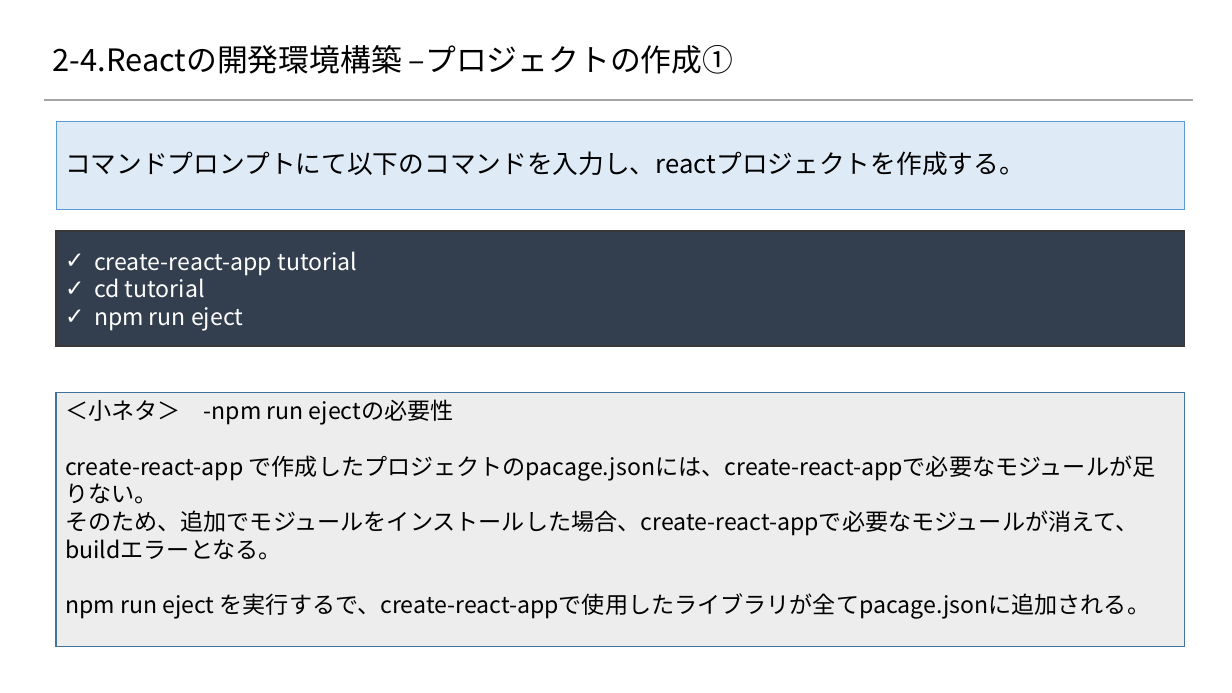
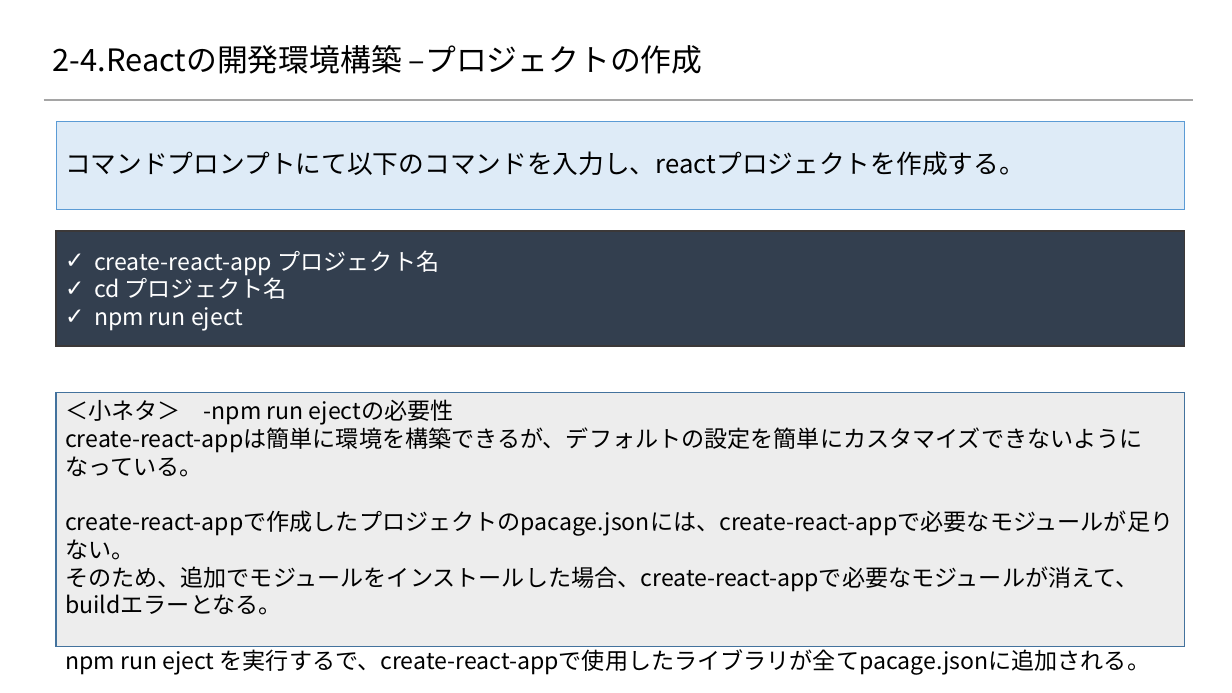
Before and after one commit to 2018SYSTEMI34/diary, a slide deck: slide 5 of doc/02_SlideShare/01.ネタ/２_Reactの基礎/2-4_React開発環境構築手順.pptx. Drawn at 1232x693 pixels with LibreOffice and Linux fonts; fonts in the diff are those of the drawing; background and template pictures are left out. Boxes give left, top, right and bottom in pixels: in the first picture for what was removed or moved away, otherwise in the second. Text is boxed around its words. In the diff, an @@ line names an element or a change of style, - is before the commit and + after.

Commit message:
開発環境構築手順修正

```diff
--- a/doc/02_SlideShare/01.ネタ/２_Reactの基礎/2-4_React開発環境構築手順.pptx
+++ b/doc/02_SlideShare/01.ネタ/２_Reactの基礎/2-4_React開発環境構築手順.pptx
@@ title at bbox=[53, 45, 703, 74]: text changed @@
-2-4.Reactの開発環境構築 –プロジェクトの作成①
+2-4.Reactの開発環境構築 –プロジェクトの作成
@@ text in rectangle at bbox=[94, 250, 440, 299]: text changed @@
-✓ create-react-app tutorial
-✓ cd tutorial
+✓ create-react-app プロジェクト名
+✓ cd プロジェクト名
@@ text in rectangle at bbox=[65, 424, 1173, 560]: text changed @@
-create-react-app で作成したプロジェクトのpacage.jsonには、create-react-appで必要なモジュールが足りない。
+create-react-appは簡単に環境を構築できるが、デフォルトの設定を簡単にカスタマイズできないようになっている。
+create-react-appで作成したプロジェクトのpacage.jsonには、create-react-appで必要なモジュールが足りない。
```
Also in this commit, not shown: 1 other slide changed, 6 slides removed.
